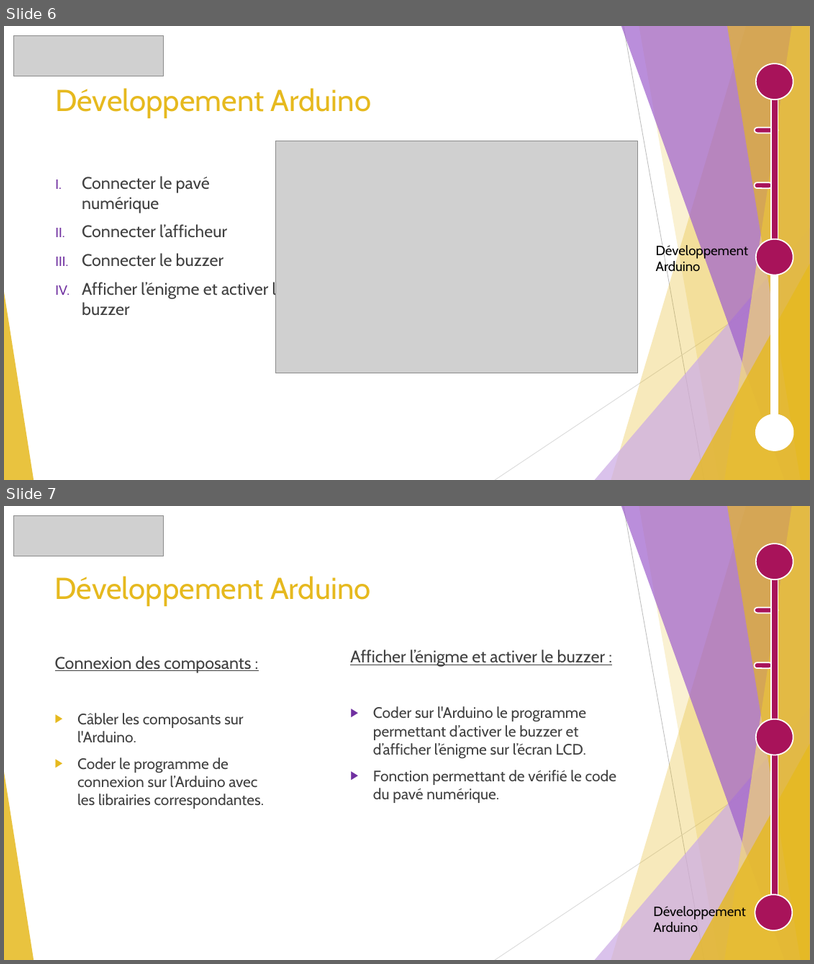
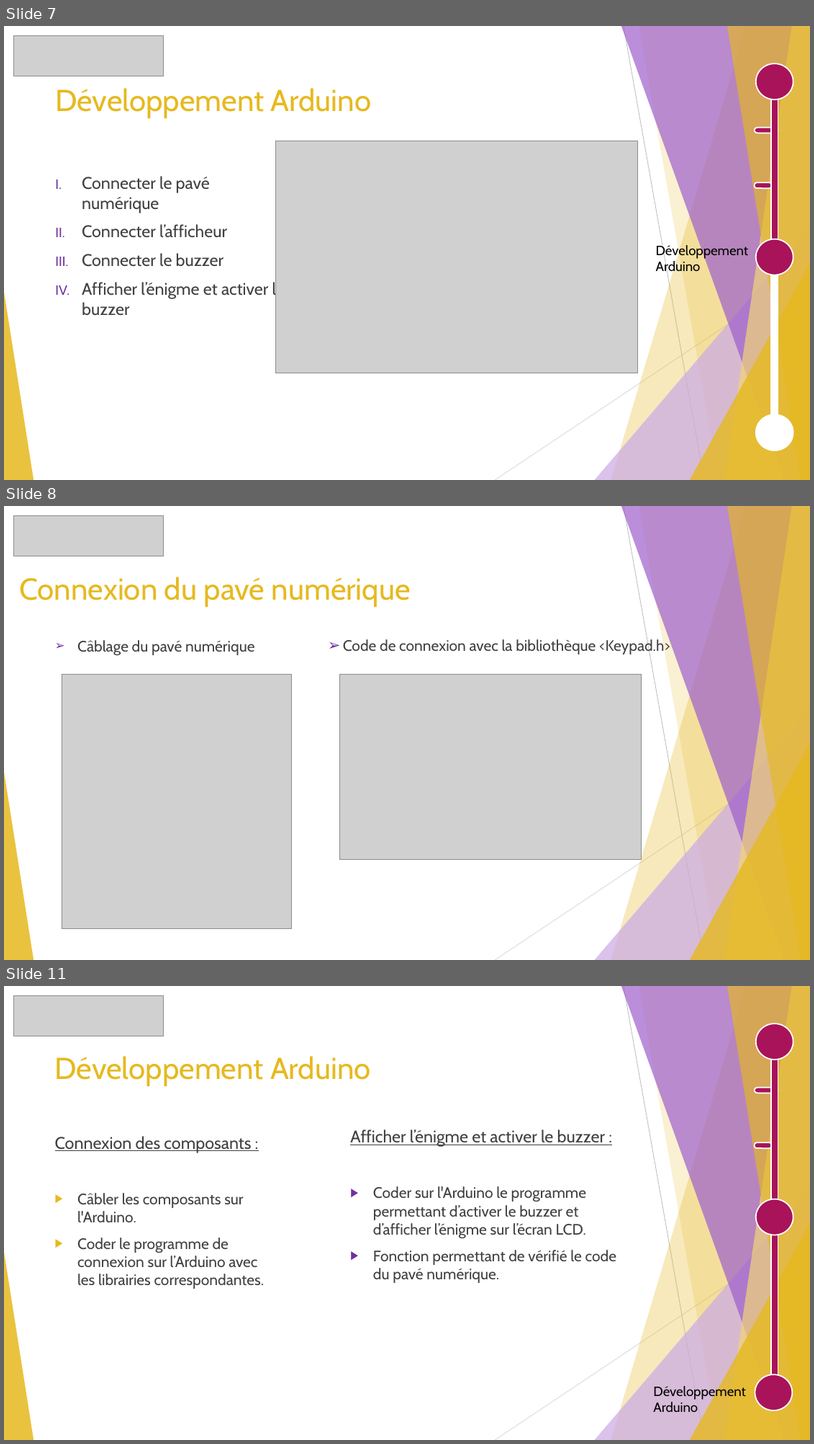
Before and after one commit to GuiguiMvn/Systeme-Escape-Game-Telethon, a slide deck: Cyril/Diapositives/Projet Théléton.pptx. Shown one above the other, each under a label of ours: slides 6 and 7 before the commit, slides 7, 8 and 11 after it; the slides between them are not shown. The pictures are 814x964 and 814x1444 pixels, drawn with LibreOffice and Linux fonts; fonts in the diff are those of the drawing; grey boxes stand for pictures. Boxes give left, top, right and bottom in pixels: in the first picture for what was removed or moved away, otherwise in the second. Text is boxed around its words. In the diff, an @@ line names an element or a change of style, - is before the commit and + after.

```diff
--- a/Cyril/Diapositives/Projet Théléton.pptx
+++ b/Cyril/Diapositives/Projet Théléton.pptx
@@ slide 8 added at (x1=4, y1=506, x2=810, y2=960), background #FFFFFF; not listed: 10 template elements that a slide beside it also shows @@
@@ picture added at (x1=13, y1=515, x2=164, y2=556) @@
@@ title added at (x1=20, y1=577, x2=411, y2=607), 36 pt, text #E6B91E @@
+Connexion du pavé numérique
@@ text added at (x1=77, y1=640, x2=255, y2=655), 18 pt, text #404040 @@
+➢ Câblage du pavé numérique
@@ text added at (x1=343, y1=638, x2=671, y2=655), 18 pt, text #404040 @@
+  ➢ Code de connexion avec la bibliothèque <Keypad.h>
@@ picture added at (x1=62, y1=674, x2=292, y2=928) @@
@@ picture added at (x1=340, y1=674, x2=642, y2=860) @@
@@ what was slide 6 is now slide 7 @@
@@ what was slide 7 is now slide 11 @@
```
Also in this commit, not shown: 3 other slides added, 6 other files.
